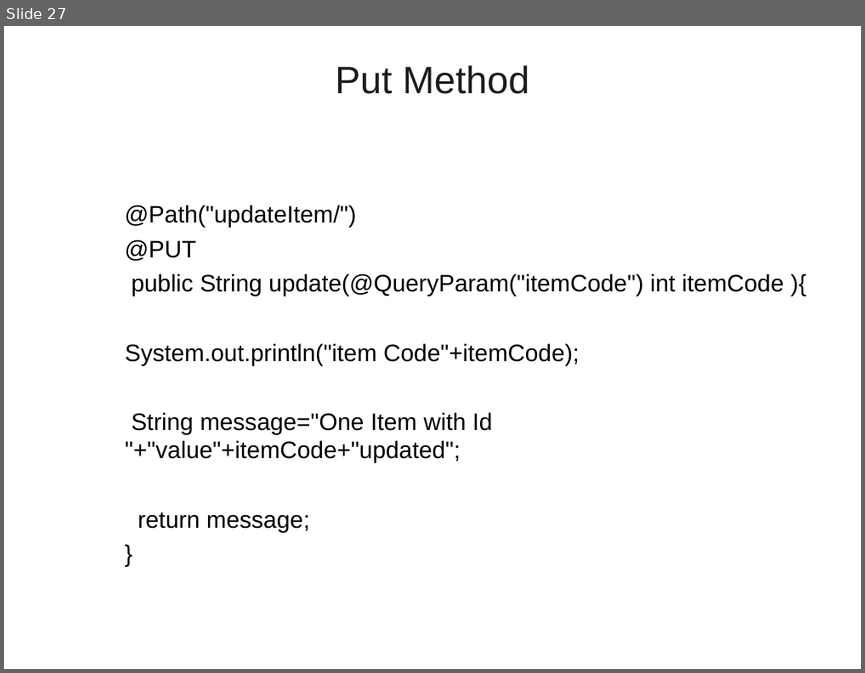
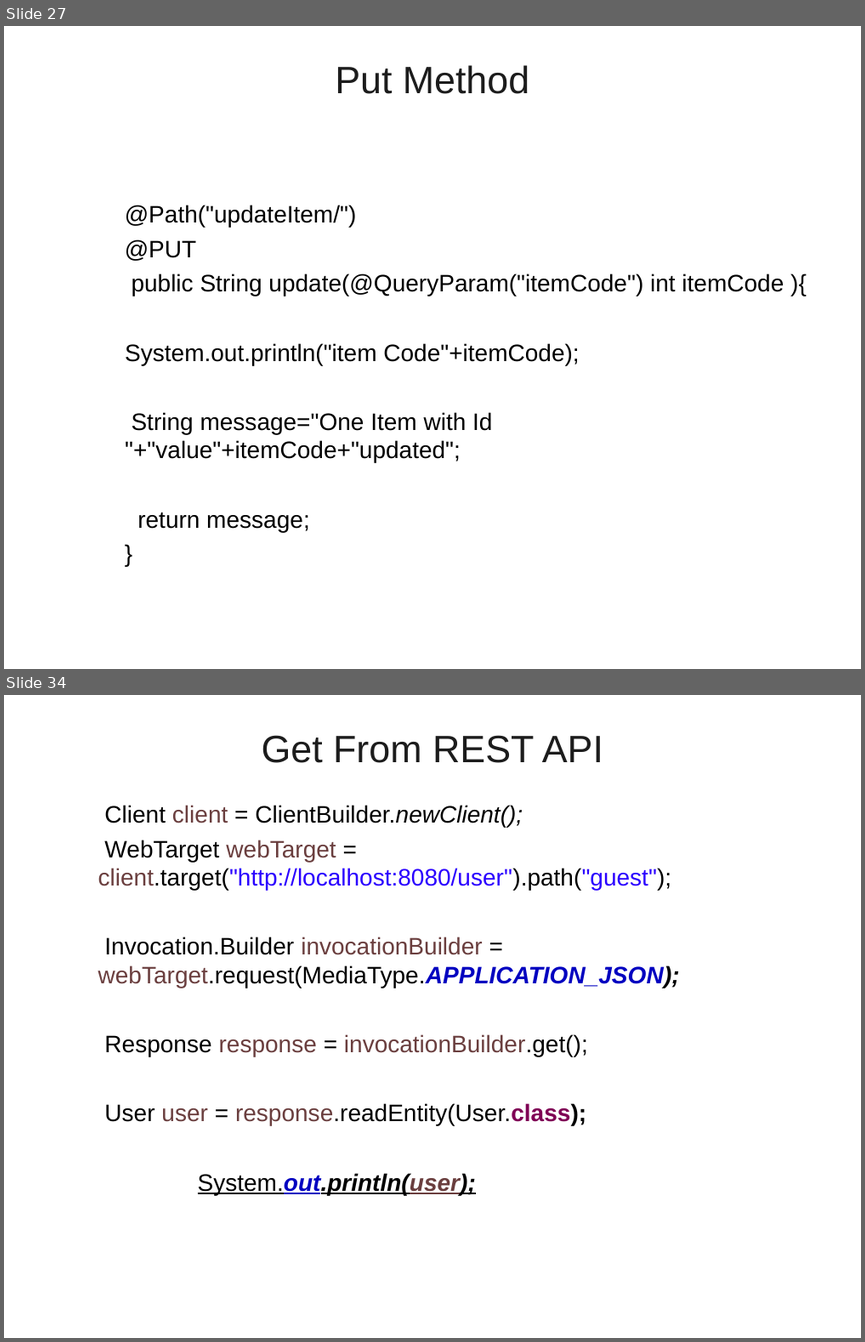
Before and after one commit to vatsanTraining/tieto_2022, a slide deck: Rest_WebService.ppt. Shown one above the other, each under a label of ours: slide 27 before the commit, slides 27 and 34 after it; the slides between them are not shown. The pictures are 865x673 and 865x1342 pixels, drawn with LibreOffice and Linux fonts; fonts in the diff are those of the drawing; background and template pictures are left out. Boxes give left, top, right and bottom in pixels: in the first picture for what was removed or moved away, otherwise in the second. Text is boxed around its words. In the diff, an @@ line names an element or a change of style, - is before the commit and + after.

```diff
--- a/Rest_WebService.ppt
+++ b/Rest_WebService.ppt
@@ slide 34 added at [4, 695, 861, 1338], background picture (left out) @@
@@ title added at [262, 735, 603, 763], 32 pt, text #1C1C1C @@
+Get From REST API
@@ text added at [98, 805, 680, 1195], 20 pt, text #000000 @@
+  Client client = ClientBuilder.newClient();
+  WebTarget webTarget = client.target("http://localhost:8080/user").path("guest");
+  Invocation.Builder invocationBuilder = webTarget.request(MediaType.APPLICATION_JSON);
+  Response response = invocationBuilder.get();
+  User user = response.readEntity(User.class);
+  System.out.println(user);
```
Also in this commit, not shown: 32 other slides added.
